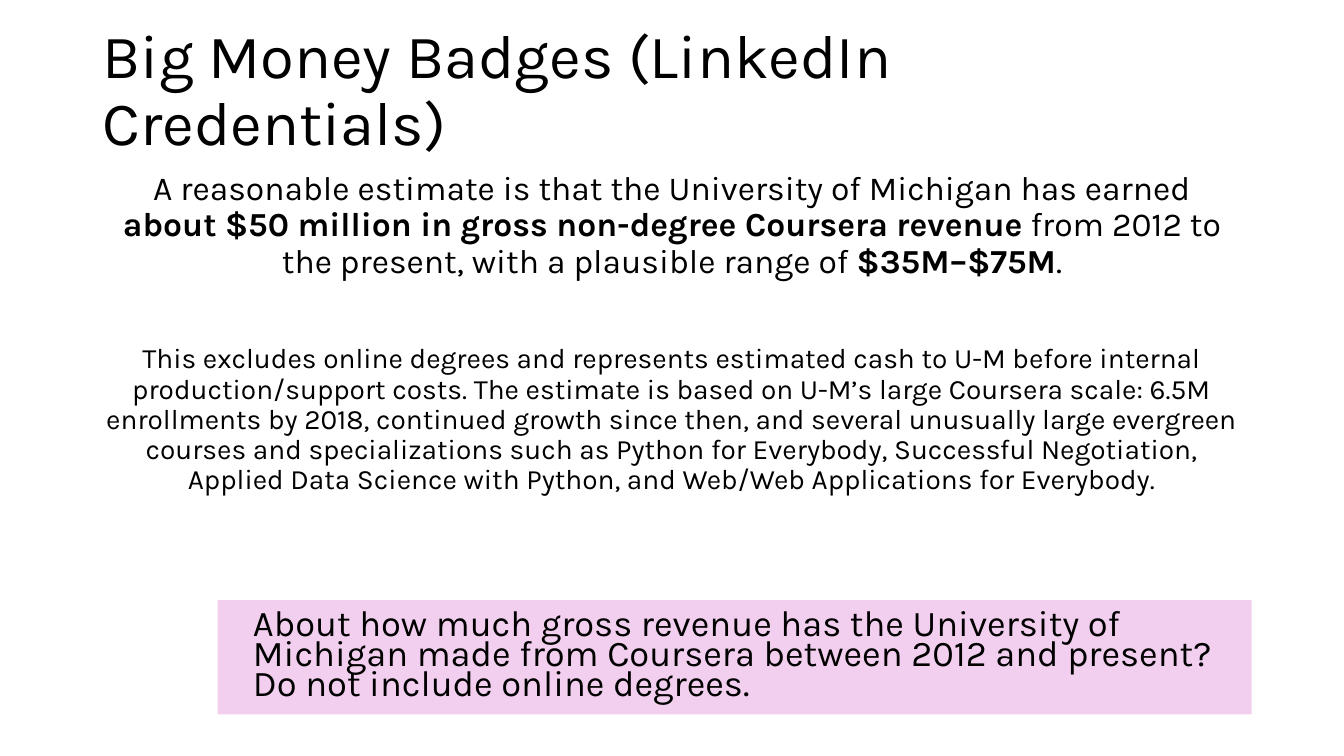
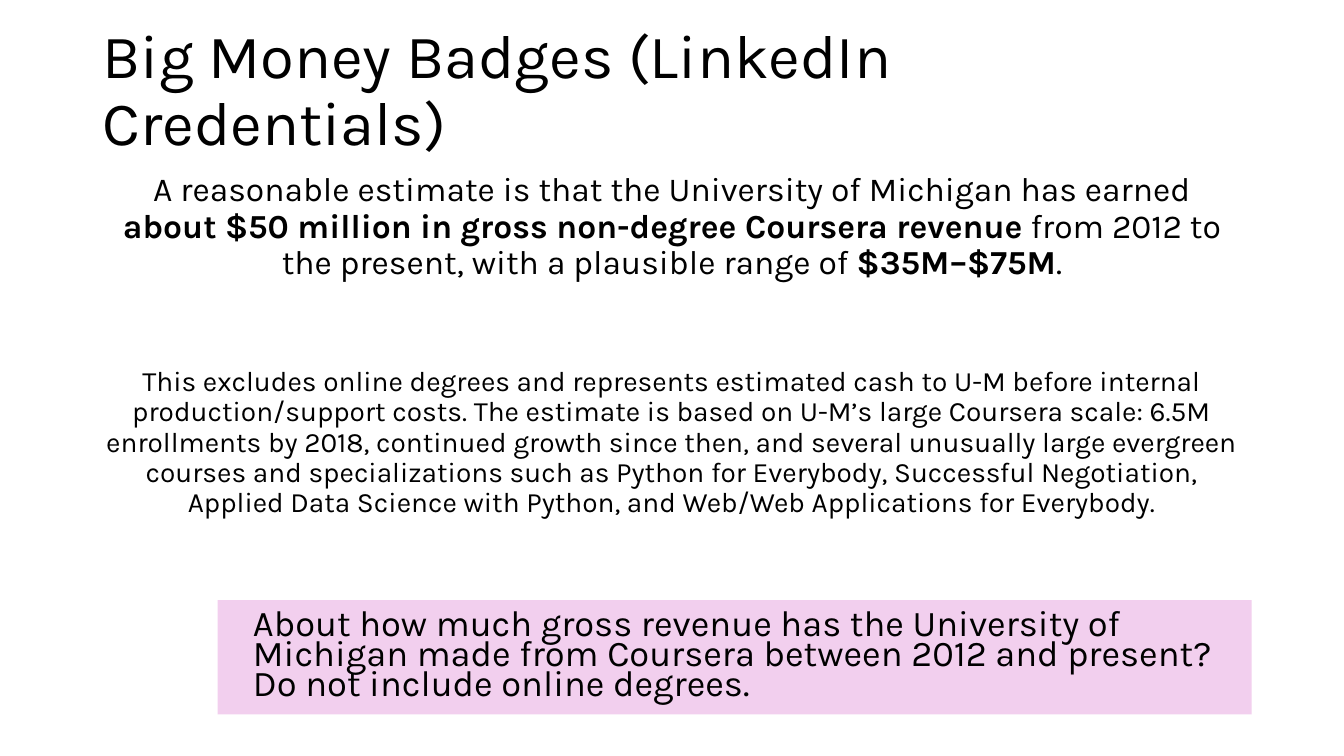
Before and after one commit to csev/talks, a slide deck: slide 4 of 2026/2026-06-VC-Badges.pptx. Drawn at 1344x756 pixels with LibreOffice and Linux fonts; fonts in the diff are those of the drawing; background and template pictures are left out. Boxes give left, top, right and bottom in pixels: in the first picture for what was removed or moved away, otherwise in the second. Text is boxed around its words. In the diff, an @@ line names an element or a change of style, - is before the commit and + after.

```diff
--- a/2026/2026-06-VC-Badges.pptx
+++ b/2026/2026-06-VC-Badges.pptx
@@ text at (123, 177, 1221, 281): paragraph removed @@
-A reasonable estimate is that the University of Michigan has earned about $50 million in gross non-degree Coursera revenue from 2012 to the present, with a plausible range of $35M–$75M.
@@ text added at (123, 178, 1221, 283), 24 pt, text #000000 @@
+A reasonable estimate is that the University of Michigan has earned about $50 million in gross non-degree Coursera revenue from 2012 to the present, with a plausible range of $35M–$75M.
@@ text "This excludes online degrees and ...": place and size @@
-text "This excludes online degrees and ..." at (106, 177, 1236, 496)
+text "This excludes online degrees and ..." at (106, 371, 1236, 519)
```
Also in this commit, not shown: 9 other slides changed, 4 other files.
